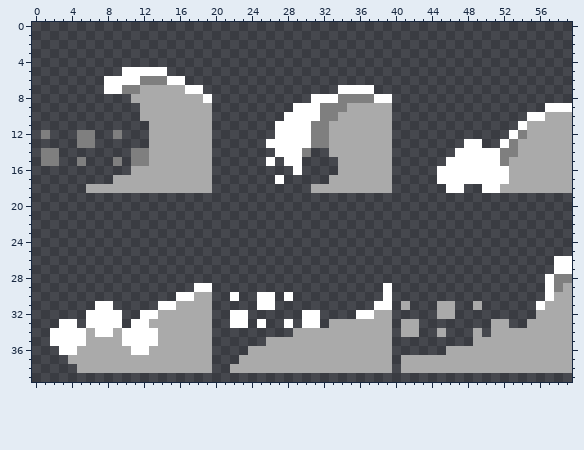
Two versions of one pixel-art sprite, art/water_wave.png. The picture above was drawn from the file before the commit.
The file is 60x40 pixels.
The result:
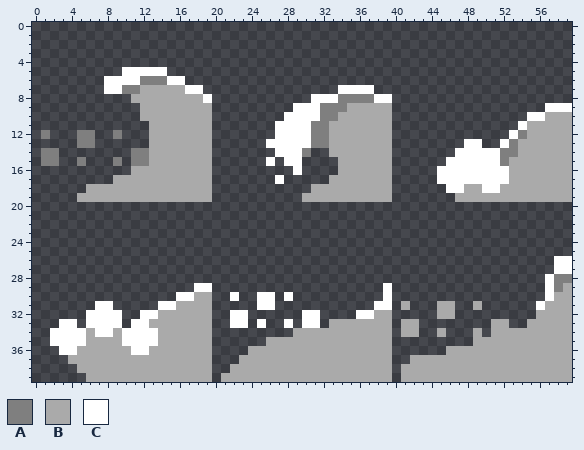
Palette (. is transparent): A #7f7f7f  B #aaaaaa  C #ffffff
The edit:
@@ x 0..59 @@
 17 .........BBBBBBBBBBB.......C.....BBBBBBB.....CCCCCCCCBBBBBBB
-18 ......BBBBBBBBBBBBBB...........BBBBBBBBB......CC..CCBBBBBBBB
-19 ............................................................
+18 ......BBBBBBBBBBBBBB...........BBBBBBBBB......CCBBCCBBBBBBBB
+19 .....BBBBBBBBBBBBBBB..........BBBBBBBBBB.......BBBBBBBBBBBBB
 20 ............................................................
@@ x 0..59 @@
 36 ...CCBBBBBBCCBBBBBBB....BBBBBBBBBBBBBBBB......BBBBBBBBBBBBBB
-37 ....BBBBBBBBBBBBBBBB...BBBBBBBBBBBBBBBBB.BBBBBBBBBBBBBBBBBBB
+37 ....BBBBBBBBBBBBBBBB...BBBBBBBBBBBBBBBBB..BBBBBBBBBBBBBBBBBB
 38 .....BBBBBBBBBBBBBBB..BBBBBBBBBBBBBBBBBB.BBBBBBBBBBBBBBBBBBB
-39 ............................................................
+39 ......BBBBBBBBBBBBBB.BBBBBBBBBBBBBBBBBBB.BBBBBBBBBBBBBBBBBBB
